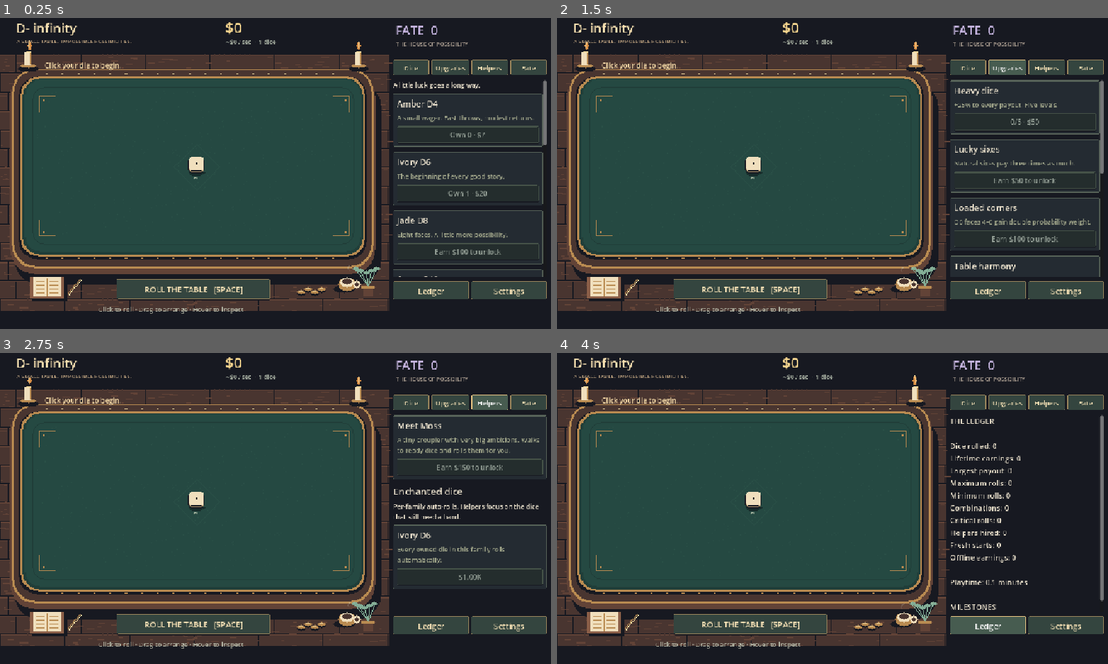
Above: before the commit, frames 1-4 (two rows, left to right).
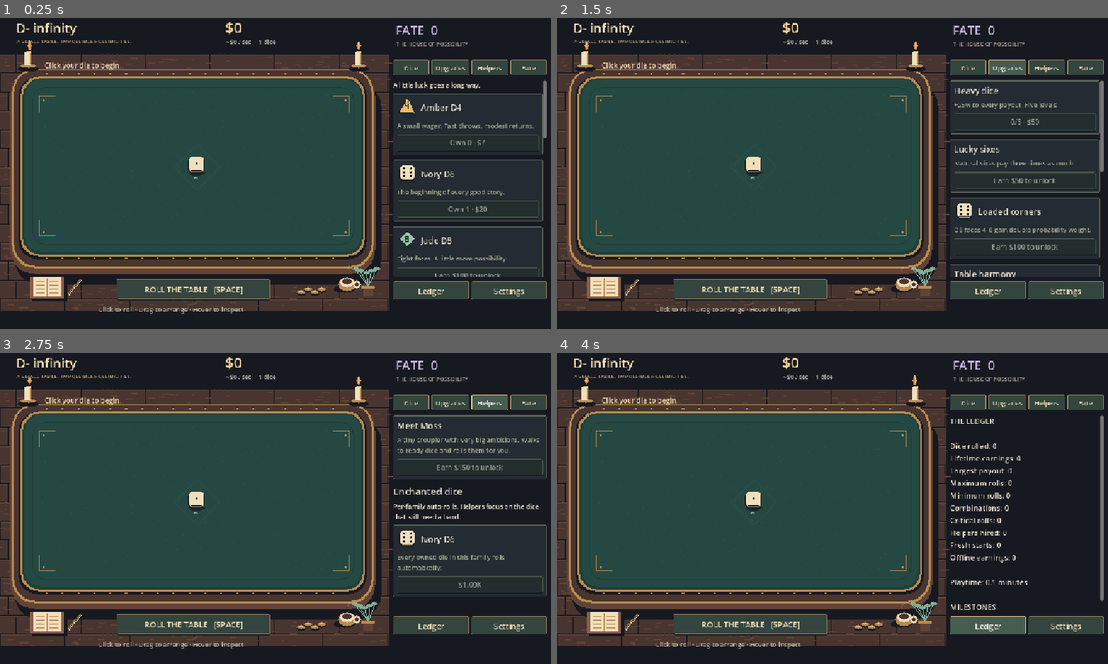
Above: after the commit, the same moments.

Repository: AmitShok/Dice-Incremental-game
Game: Godot game, scene res://scenes/main.tscn
The game is run twice, just before and just after one commit, with the same random seed, the same clock (stepped at 60 frames per second) and the same inputs.
Inputs:
- Up to frame 1 (0.25 s): no input
- Up to frame 2 (1.5 s): click "Dice" at 0.5 s; click "Upgrades" at 1.25 s
- Up to frame 3 (2.75 s): click "Helpers" at 2 s
- Up to frame 4 (4 s): click "Fate" at 2.75 s; click "Ledger" at 3.5 s

The runs differ from the first frame. In frame 1, 3.1% of the frame differs, in the area x 71-100%, y 26-84%; in frame 2, 1.4%; in frame 3, 0.9%; in frame 4, nothing differs.

Commit message:
Show matching dice icons on related shop cards

Diff:
--- a/scenes/ui/shop_card.tscn
+++ b/scenes/ui/shop_card.tscn
@@ -6,7 +6,21 @@
 [node name="Content" type="VBoxContainer" parent="."]
 layout_mode = 2
 
-[node name="Title" type="Label" parent="Content"]
+[node name="Header" type="HBoxContainer" parent="Content"]
+layout_mode = 2
+theme_override_constants/separation = 8
+
+[node name="DieIcon" type="TextureRect" parent="Content/Header"]
+visible = false
+custom_minimum_size = Vector2(40, 40)
+layout_mode = 2
+size_flags_vertical = 4
+mouse_filter = 1
+texture_filter = 1
+expand_mode = 1
+stretch_mode = 5
+
+[node name="Title" type="Label" parent="Content/Header"]
 layout_mode = 2
 size_flags_horizontal = 3
 mouse_filter = 2
--- a/tests/visual_runner.gd
+++ b/tests/visual_runner.gd
@@ -58,6 +58,9 @@
 		main.shop.get_node(group + "/" + title).pressed.emit()
 		await process_frame
 		confirm_not_reset(main.shop.page == title)
+		if title == "Upgrades" and not OS.get_environment("DICE_TEST_OUTPUT").is_empty():
+			await RenderingServer.frame_post_draw
+			root.get_texture().get_image().save_png(OS.get_environment("DICE_TEST_OUTPUT").path_join("upgrades.png"))
 		checks += 1
 	var old_sound: bool = game.state.settings.sound
 	main.shop.body.get_node("SettingsPage/DeveloperTools").pressed.emit()
--- a/ui/shop_panel.gd
+++ b/ui/shop_panel.gd
@@ -29,11 +29,21 @@
 	label.mouse_filter = Control.MOUSE_FILTER_IGNORE
 	return label
 
-func card(title: String, description: String) -> VBoxContainer:
+func card(title: String, description: String, die_id: String = "") -> VBoxContainer:
 	var panel: PanelContainer = preload("res://scenes/ui/shop_card.tscn").instantiate()
 	body.add_child(panel)
 	var box: VBoxContainer = panel.get_node("Content")
-	box.get_node("Title").text = title
+	box.get_node("Header/Title").text = title
+	if session.registry.dice.has(die_id):
+		var definition: DiceDefinition = session.registry.dice[die_id]
+		var icon: TextureRect = box.get_node("Header/DieIcon")
+		var face := AtlasTexture.new()
+		face.atlas = definition.texture
+		face.region = Rect2((definition.sides - 1) * 32, 0, 32, 32)
+		face.filter_clip = true
+		icon.texture = face
+		icon.tooltip_text = definition.display_name
+		icon.show()
 	box.get_node("Description").text = description
 	return box
 
@@ -61,12 +71,12 @@
 			body.add_child(label_text("A little luck goes a long way.", 13))
 			for id in session.registry.dice:
 				var definition: DiceDefinition = session.registry.dice[id]
-				var box: VBoxContainer = card(definition.display_name, definition.description)
+				var box: VBoxContainer = card(definition.display_name, definition.description, id)
 				purchase_button(box, func(): return session.progression.buy_die(id), "die", id)
 		"Upgrades":
 			for id in session.registry.upgrades:
 				var definition: UpgradeDefinition = session.registry.upgrades[id]
-				var box: VBoxContainer = card(definition.display_name, definition.description)
+				var box: VBoxContainer = card(definition.display_name, definition.description, definition.target)
 				purchase_button(box, func(): return session.progression.buy_upgrade(id), "upgrade", id)
 		"Helpers":
 			var box: VBoxContainer = card("Meet Moss", "A tiny croupier with very big ambitions. Walks to ready dice and rolls them for you.")
@@ -75,7 +85,7 @@
 			body.add_child(label_text("Per-family auto-rolls. Helpers focus on the dice that still need a hand.", 13))
 			for id in session.state.counts:
 				var definition: DiceDefinition = session.registry.dice[id]
-				var auto_box: VBoxContainer = card(definition.display_name, "Every owned die in this family rolls automatically.")
+				var auto_box: VBoxContainer = card(definition.display_name, "Every owned die in this family rolls automatically.", id)
 				purchase_button(auto_box, func(): return session.progression.buy_automatic(id), "automatic", id)
 		"Fate":
 			var box: VBoxContainer = card("Begin again, luckier", "At $%s earned this run, trade the table for Fate. Each Fate e …(198 unchanged characters)…
@@ -85,7 +95,7 @@
 			body.add_child(label_text("Permanent talents", 19))
 			for id in session.registry.talents:
 				var definition: UpgradeDefinition = session.registry.talents[id]
-				var talent_box: VBoxContainer = card(definition.display_name, definition.description + (" Requires Fortune favors you." if not definition.prerequisite.is_empty() else ""))
+				var talent_box: VBoxContainer = card(definition.display_name, definition.description + (" Requires Fortune favors you." if not definition.prerequisite.is_empty() else ""), definition.target)
 				purchase_button(talent_box, func(): return session.progression.buy_upgrade(id, true), "talent", id)
 		"Ledger":
 			stats_label = label_text("", 15)
Not shown, changed: CHANGELOG.md
